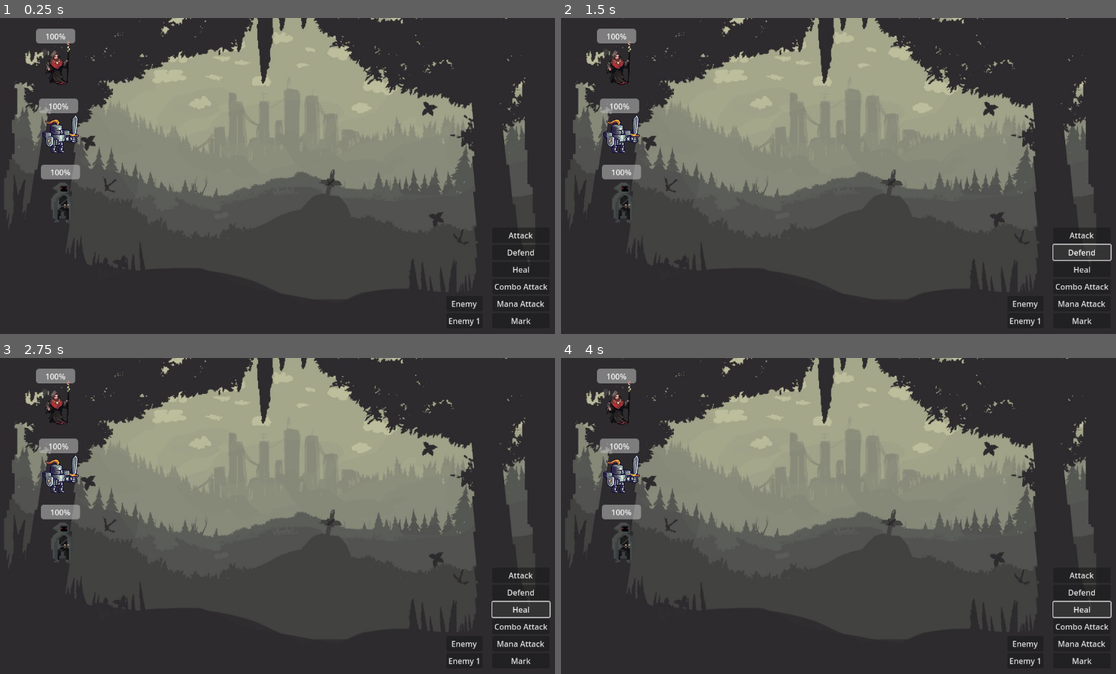
Above: before the commit, frames 1-4 (two rows, left to right).
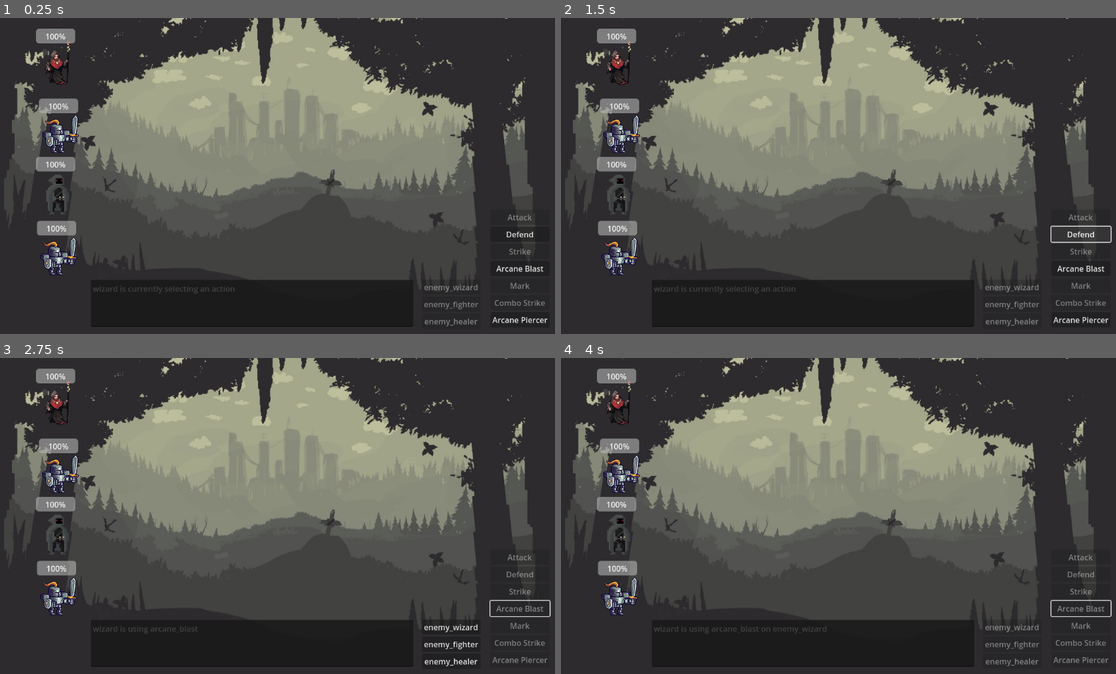
Above: after the commit, the same moments.

Repository: is-this-right/iscs-gdev-Lab4-jrpg
Game: Godot game, scene res://main_game.tscn
Same seed, same stepped clock (60 frames per second), same inputs: the game is played once before the commit and once after it.
Inputs (mouse positions are in pixels of both pictures, inside the frame that each line leads up to):
- Up to frame 1 (0.25 s): no input
- Up to frame 2 (1.5 s): click (1082, 236) at 0.5 s, where only the run before the commit has a clickable "Attack"; click "Defend" at 1.25 s
- Up to frame 3 (2.75 s): click (521, 607) at 2 s, where only the run after the commit has a clickable "Arcane Blast"
- Up to frame 4 (4 s): click (1010, 626) at 2.75 s, where only the run after the commit has a clickable "enemy_wizard"; click (1082, 610) at 3.5 s, where only the run before the commit has a clickable "Heal"

The runs differ from the first frame. In frame 1, 3.6% of the frame differs, in the area x 6-99%, y 43-98%; in frame 2, 3.8%, in the area x 6-100%, y 43-98%; in frame 3, 3.8%; in frame 4, 3.7%.
Error after the commit: Invalid call. Nonexistent 'String' constructor. (res://main_game.gd:445)

Commit message:
logic done

Diff:
--- a/main_game.gd
+++ b/main_game.gd
@@ -1,11 +1,23 @@
 extends Node2D
 
 @onready var attack: Button = $CanvasLayer/action/Attack
-@onready var defend = $CanvasLayer/action/Defend
-@onready var heal = $CanvasLayer/action/Heal
-@onready var combo_attack = $"CanvasLayer/action/Combo Attack"
-@onready var mana_attack = $"CanvasLayer/action/Mana Attack"
-@onready var mark = $CanvasLayer/action/Mark
+@onready var defend: Button = $CanvasLayer/action/Defend
+@onready var spell1: Button = $CanvasLayer/action/Arcane_Piercer
+@onready var spell2: Button = $CanvasLayer/action/Arcane_Blast
+@onready var mark: Button = $CanvasLayer/action/Mark
+@onready var strike1: Button = $CanvasLayer/action/Strike
+@onready var strike2: Button = $CanvasLayer/action/Combo_Strike
+
+@onready var actionPanel = $CanvasLayer/action
+@onready var enemyPanel = $CanvasLayer/enemy
+
+@onready var e_wiz_target = $CanvasLayer/enemy/enemy_wizard
+@onready var e_fight_target = $CanvasLayer/enemy/enemy_fighter
+@onready var e_heal_target = $CanvasLayer/enemy/enemy_healer
+
+@onready var nextPress = $CanvasLayer/MarginContainer/nextPress
+
+@onready var announcementText = $CanvasLayer/MarginContainer/GamePhaseAnnouncer
 
 class character: #each c
 	var health
@@ -183,14 +195,6 @@
 var current_character_turn
 var selected_target
 var current_char_action
-
-
-# template to connect the button presses
-func attack_button():
-	attack.pressed.connect(_attack_pressed)
-func _attack_pressed():
-	print("Attack Button Pressed")
-
 
 # Called when the node enters the scene tree for the first time.
 func _ready() -> void:
@@ -219,7 +223,88 @@
 	attack.pressed.connect(
 		func attack_pressed():
 		print("Attack pressed")
+		current_char_action = "attack"
+		select_phase = 1
+		gameUpdate()
 		)
+	defend.pressed.connect(
+		func defend_pressed():
+		print("defend pressed")
+		current_char_action = "defend"
+		selected_target = null
+		select_phase = 2
+		gameUpdate()
+	)
+	mark.pressed.connect(
+		func mark_pressed():
+		print("mark pressed")
+		current_char_action = "mark"
+		select_phase = 1
+		gameUpdate()
+	)
+	spell1.pressed.connect(
+		func spell1_pressed():
+		print("spell1 pressed")
+		current_char_action = "arcane_piercer"
+		select_phase = 1
+		gameUpdate()
+	)
+	spell2.pressed.connect(
+		func spell2_pressed():
+		print("spell2 pressed")
+		current_char_action = "arcane_blast"
+		select_phase = 1
+		gameUpdate()
+	)
+	strike1.pressed.connect(
+		func strike1_pressed():
+		print("strike1 pressed")
+		current_char_action = "strike"
+		select_phase = 1
+		gameUpdate()
+	)
+	strike2.pressed.connect(
+		func strike2_pressed():
+		print("strike2 pressed")
+		current_char_action = "combo_strike"
+		select_phase = 1
+		gameUpdate()
+	)
+
+	e_wiz_target.pressed.connect(
+		func e_wiz_target_pressed():
+		print("e_wiz_target pressed")
+		selected_target = "enemy_wizard"
+		select_phase = 2
+		gameUpdate()
+	)
+	e_heal_target.pressed.connect(
+		func e_heal_target_pressed():
+		print("e_heal_target pressed")
+		selected_target = "enemy_healer"
+		select_phase = 2
+		gameUpdate()
+	)
+	e_fight_target.pressed.connect(
+		func e_fight_target_pressed():
+		print("e_fight_target pressed")
+		selected_target = "enemy_fighter"
+		select_phase = 2
+		gameUpdate()
+	)
+	nextPress.pressed.connect(
+		func nextP():
+		print("next pressed")
+		selected_target = "enemy_fighter"
+		select_phase = 0
+		turn_pointer += 1
+		turn_pointer %= len(turn_queue)
+		current_character_turn = turn_queue[turn_pointer]
+		gameUpdate()
+	)
+
+	gameUpdate()
+
 
 # Called every frame. 'delta' is the elapsed time since the previous frame.
 func _process(delta: float) -> void:
@@ -290,12 +375,37 @@
 				cast_speed[key]-=1
 	turn_queue = returnQ
 
-
 func set_clickable_action():
-	# set the clickable actions depending on who is moving
-	if current_character_turn == 'wizard':
-		# mana restrictions
-		pass
+	# disable everything first
+	for i in actionPanel.get_children():
+		i.disabled = true
+
+	for i in enemyPanel.get_children():
+		i.disabled = true
+
+
+	if select_phase == 0:
+		# set the clickable actions depending on who is moving
+		if current_character_turn == 'wizard':
+			defend.disabled = false
+			# mana restrictions
+			if player_wizard.mana > 20:
+				spell2.disabled = false
+			if player_wizard.mana > 15:
+				spell1.disabled = false
+		elif current_character_turn == 'tank':
+			defend.disabled = false
+			attack.disabled = false
+		elif current_character_turn == 'fighter':
+			defend.disabled = false
+			strike1.disabled = false
+			strike2.disabled = false
+		elif current_character_turn == 'assassin':
+			attack.disabled = false
+			mark.disabled = false
+	elif select_phase == 1:
+		for i in enemyPanel.get_children():
+			i.disabled = false
 	pass
 
 func set_clickable_target():
@@ -323,3 +433,15 @@
 		pass
 	elif ai_name == 'enemy_healer':
 		pass
+
+func gameUpdate():
+	# starting a turn
+	if select_phase == 0:
+		#print(current_character_turn," is currently selecting an action")
+		announcementText.text = (current_character_turn) + " is currently selecting an action"
+	elif select_phase == 1:
+		announcementText.text = (current_character_turn) + " is using " + (current_char_action)
+	elif select_phase == 2:
+		announcementText.text = (current_character_turn) + " is using " + (current_char_action) + " on " + String(selected_target)
+
+	set_clickable_action()
--- a/main_game.tscn
+++ b/main_game.tscn
@@ -21,10 +21,10 @@
 [node name="CanvasLayer" type="CanvasLayer" parent="."]
 
 [node name="action" type="VBoxContainer" parent="CanvasLayer"]
-offset_left = 1011.0
-offset_top = 429.0
-offset_right = 1128.0
-offset_bottom = 635.0
+offset_left = 1007.0
+offset_top = 392.0
+offset_right = 1124.0
+offset_bottom = 633.0
 
 [node name="Attack" type="Button" parent="CanvasLayer/action"]
 layout_mode = 2
@@ -34,36 +34,63 @@
 layout_mode = 2
 text = "Defend"
 
-[node name="Heal" type="Button" parent="CanvasLayer/action"]
+[node name="Strike" type="Button" parent="CanvasLayer/action"]
 layout_mode = 2
-text = "Heal"
+text = "Strike"
 
-[node name="Combo Attack" type="Button" parent="CanvasLayer/action"]
+[node name="Arcane_Blast" type="Button" parent="CanvasLayer/action"]
 layout_mode = 2
-text = "Combo Attack"
-
-[node name="Mana Attack" type="Button" parent="CanvasLayer/action"]
-layout_mode = 2
-text = "Mana Attack"
+text = "Arcane Blast"
 
 [node name="Mark" type="Button" parent="CanvasLayer/action"]
 layout_mode = 2
 text = "Mark"
 
+[node name="Combo_Strike" type="Button" parent="CanvasLayer/action"]
+layout_mode = 2
+text = "Combo Strike"
+
+[node name="Arcane_Piercer" type="Button" parent="CanvasLayer/action"]
+layout_mode = 2
+text = "Arcane Piercer"
+
 [node name="enemy" type="VBoxContainer" parent="CanvasLayer"]
-offset_left = 917.0
-offset_top = 569.0
-offset_right = 991.0
-offset_bottom = 635.0
+offset_left = 867.0
+offset_top = 535.0
+offset_right = 986.0
+offset_bottom = 636.0
 
-[node name="enemy" type="Button" parent="CanvasLayer/enemy"]
+[node name="enemy_wizard" type="Button" parent="CanvasLayer/enemy"]
 layout_mode = 2
-text = "Enemy
+text = "enemy_wizard
 "
 
-[node name="enemy1" type="Button" parent="CanvasLayer/enemy"]
+[node name="enemy_fighter" type="Button" parent="CanvasLayer/enemy"]
 layout_mode = 2
-text = "Enemy 1"
+text = "enemy_fighter"
+
+[node name="enemy_healer" type="Button" parent="CanvasLayer/enemy"]
+layout_mode = 2
+text = "enemy_healer
+"
+
+[node name="MarginContainer" type="MarginContainer" parent="CanvasLayer"]
+anchors_preset = 15
+anchor_right = 1.0
+anchor_bottom = 1.0
+offset_left = 190.0
+offset_top = 536.0
+offset_right = -303.0
+offset_bottom = -16.0
+grow_horizontal = 2
+grow_vertical = 2
+
+[node name="GamePhaseAnnouncer" type="TextEdit" parent="CanvasLayer/MarginContainer"]
+layout_mode = 2
+editable = false
+
+[node name="nextPress" type="Button" parent="CanvasLayer/MarginContainer"]
+layout_mode = 2
 
 [node name="EnemyGroup" parent="." instance=ExtResource("2_j5hun")]
 script = null
@@ -93,10 +120,24 @@
 [node name="tank" type="Node2D" parent="player_group"]
 
 [node name="Sprite2D" type="Sprite2D" parent="player_group/tank"]
+position = Vector2(125, 488)
+texture = ExtResource("6_qgulu")
+
+[node name="ProgressBar" type="ProgressBar" parent="player_group/tank"]
+custom_minimum_size = Vector2(80, 30)
+offset_left = 80.0
+offset_top = 415.0
+offset_right = 160.0
+offset_bottom = 445.0
+value = 100.0
+
+[node name="fighter" type="Node2D" parent="player_group"]
+
+[node name="Sprite2D" type="Sprite2D" parent="player_group/fighter"]
 position = Vector2(129, 238)
 texture = ExtResource("6_qgulu")
 
-[node name="ProgressBar" type="ProgressBar" parent="player_group/tank"]
+[node name="ProgressBar" type="ProgressBar" parent="player_group/fighter"]
 custom_minimum_size = Vector2(80, 30)
 offset_left = 84.0
 offset_top = 165.0
@@ -104,9 +145,8 @@
 offset_bottom = 195.0
 value = 100.0
 
-[node name="fighter" type="Node2D" parent="player_group"]
-
 [node name="assassin" type="Node2D" parent="player_group"]
+position = Vector2(-10, -16)
 
 [node name="ProgressBar" type="ProgressBar" parent="player_group/assassin"]
 custom_minimum_size = Vector2(80, 30)
